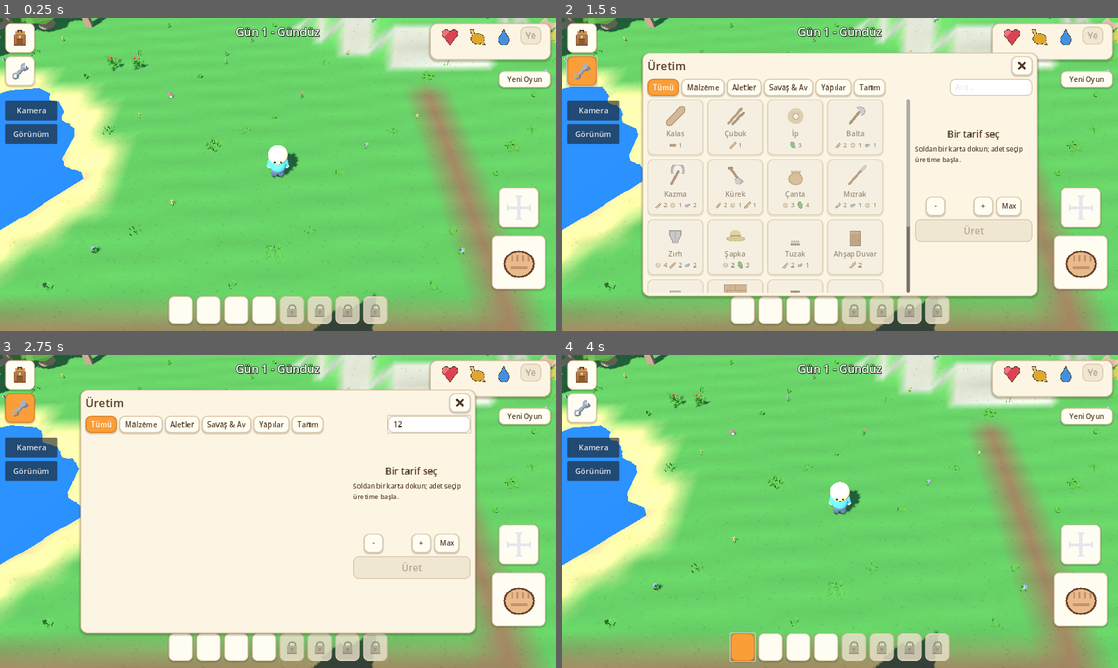
Above: before the commit, frames 1-4 (two rows, left to right).
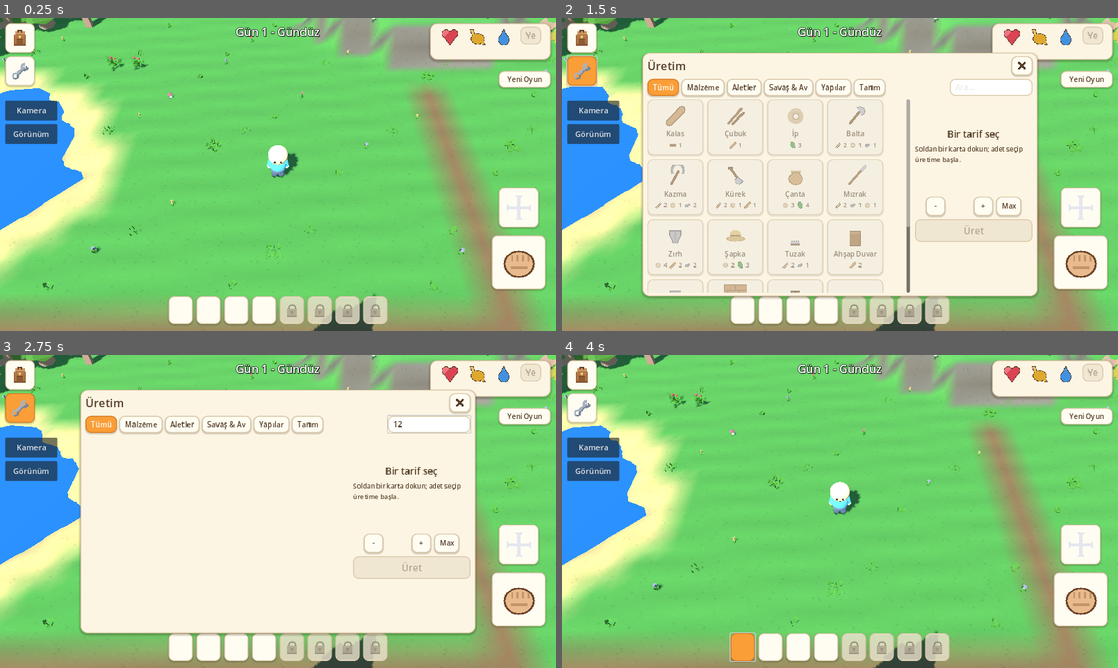
Above: after the commit, the same moments.

Repository: ozcinarece/Rable
Game: Godot game, scene res://scenes/World3D.tscn
The game is run twice, just before and just after one commit, with the same random seed, the same clock (stepped at 60 frames per second) and the same inputs.
Inputs (mouse positions are in pixels of both pictures, inside the frame that each line leads up to):
- Up to frame 1 (0.25 s): no input
- Up to frame 2 (1.5 s): click (584, 36) at 0.5 s; click (584, 71) at 1.25 s
- Up to frame 3 (2.75 s): click (428, 423) at 2.02 s; type "12" at 2.1 s
- Up to frame 4 (4 s): click "Yeni Oyun" at 2.75 s; click (739, 646) at 3.52 s

The runs differ from the first frame. In frame 1, 2.9% of the frame differs, in the area x 52-96%, y 0-17%; in frame 2, 2.1%; in frame 3, 2.1%; in frame 4, 2.9%.

Commit message:
Falez rengi koyulastirildi (beyaz patlama duzeltmesi)
Co-Authored-By: Claude Fable 5 <noreply@anthropic.com>
Claude-Session: https://claude.ai/code/session_01F3YZhtJZEWdj71A8VFF7cL

Diff:
--- a/scripts/world3d.gd
+++ b/scripts/world3d.gd
@@ -679,9 +679,10 @@
 					absf(float(_sample_terrain(x, z + 0.5)[0]) - height))
 			steep = maxf(steep, absf(float(_sample_terrain(x - 0.5, z)[0]) - height))
 			steep = maxf(steep, absf(float(_sample_terrain(x, z - 0.5)[0]) - height))
-			if steep > 0.34:
+			if steep > 0.40:
+				# Koyu katmanli kaya (parlak isikta bile bej-gri kalir)
 				var band := 0.5 + 0.5 * sin(height * 9.0)
-				c = Color(0.58, 0.53, 0.46).lerp(Color(0.72, 0.66, 0.56), band)
+				c = Color(0.38, 0.33, 0.28).lerp(Color(0.52, 0.46, 0.38), band)
 			# Organik his: renkte deterministik minik oynama
 			var n := sin(float(i) * 12.9898 + float(j) * 78.233) * 0.035
 			row_p.append(Vector3(x, height, z))
